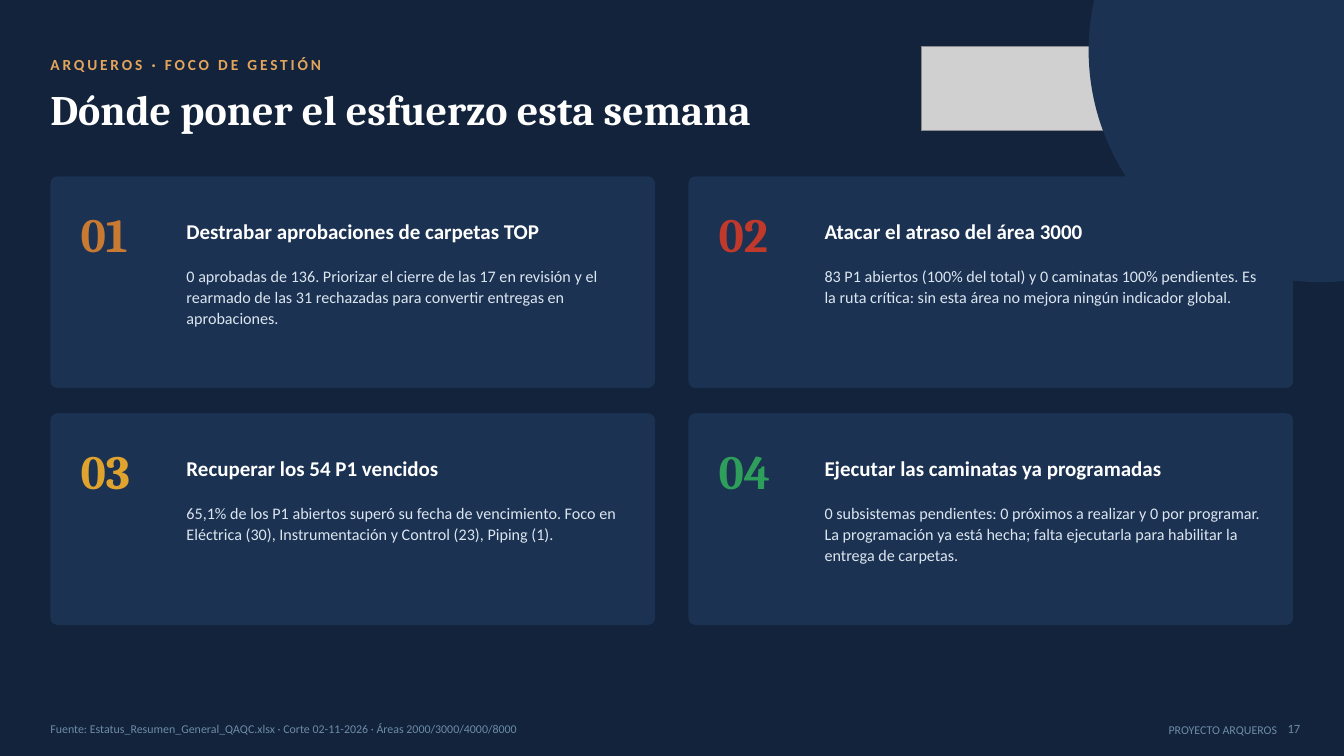
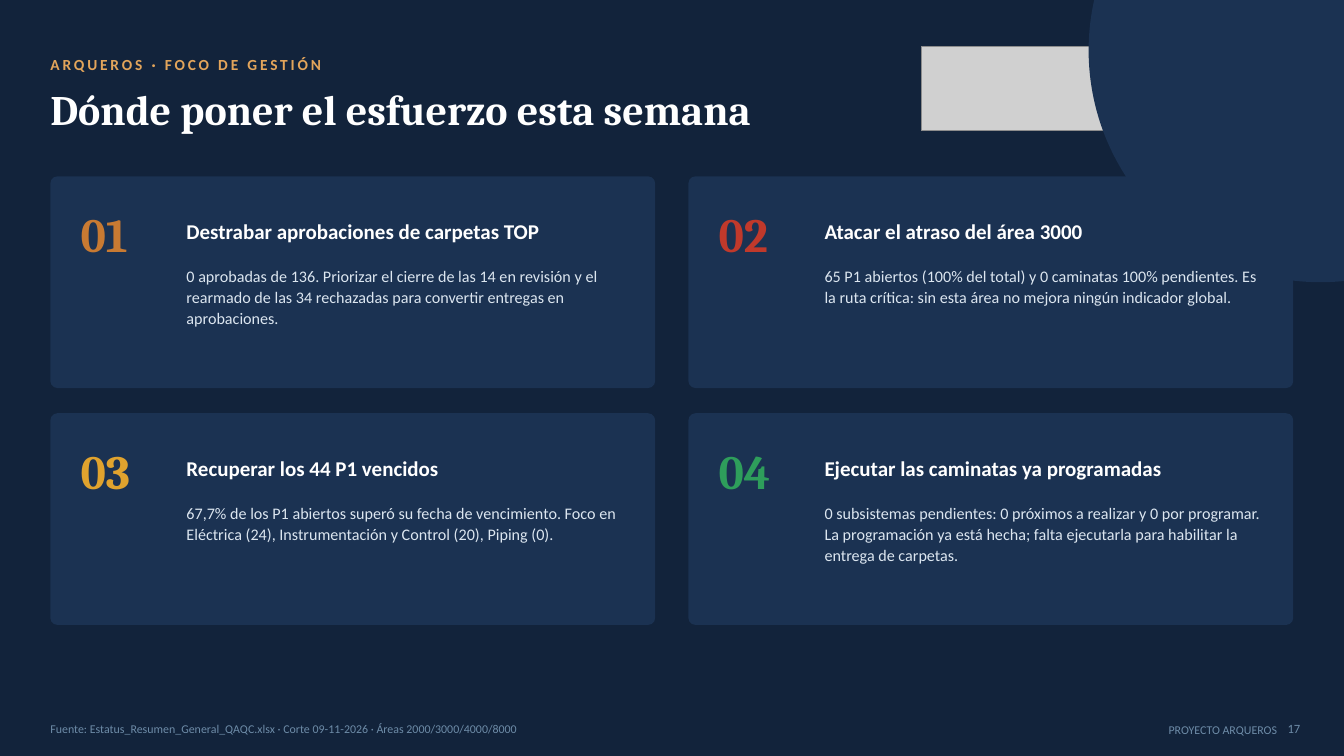
Before and after one commit to tdkvalex/Dashboard-HSEQ, a slide deck: slide 17 of panel_control_TOP_P1/Panel_Control_TOP_P1.pptx. Drawn at 1344x756 pixels with LibreOffice and Linux fonts; fonts in the diff are those of the drawing; grey boxes stand for pictures. Boxes give left, top, right and bottom in pixels: in the first picture for what was removed or moved away, otherwise in the second. Text is boxed around its words. In the diff, an @@ line names an element or a change of style, - is before the commit and + after.

```diff
--- a/panel_control_TOP_P1/Panel_Control_TOP_P1.pptx
+++ b/panel_control_TOP_P1/Panel_Control_TOP_P1.pptx
@@ text at (x1=186, y1=271, x2=598, y2=327): text changed @@
-0 aprobadas de 136. Priorizar el cierre de las 17 en revisión y el rearmado de las 31 rechazadas para convertir entregas en aprobaciones.
+0 aprobadas de 136. Priorizar el cierre de las 14 en revisión y el rearmado de las 34 rechazadas para convertir entregas en aprobaciones.
@@ text at (x1=825, y1=270, x2=1256, y2=306): text changed @@
-83 P1 abiertos (100% del total) y 0 caminatas 100% pendientes. Es la ruta crítica: sin esta área no mejora ningún indicador global.
+65 P1 abiertos (100% del total) y 0 caminatas 100% pendientes. Es la ruta crítica: sin esta área no mejora ningún indicador global.
@@ text at (x1=186, y1=461, x2=438, y2=480): text changed @@
-Recuperar los 54 P1 vencidos
+Recuperar los 44 P1 vencidos
@@ text at (x1=186, y1=508, x2=615, y2=543): text changed @@
-65,1% de los P1 abiertos superó su fecha de vencimiento. Foco en Eléctrica (30), Instrumentación y Control (23), Piping (1).
+67,7% de los P1 abiertos superó su fecha de vencimiento. Foco en Eléctrica (24), Instrumentación y Control (20), Piping (0).
@@ text at (x1=50, y1=723, x2=516, y2=735): text changed @@
-Fuente: Estatus_Resumen_General_QAQC.xlsx · Corte 02-11-2026 · Áreas 2000/3000/4000/8000
+Fuente: Estatus_Resumen_General_QAQC.xlsx · Corte 09-11-2026 · Áreas 2000/3000/4000/8000
```
Also in this commit, not shown: 6 other slides changed, 4 other files.
